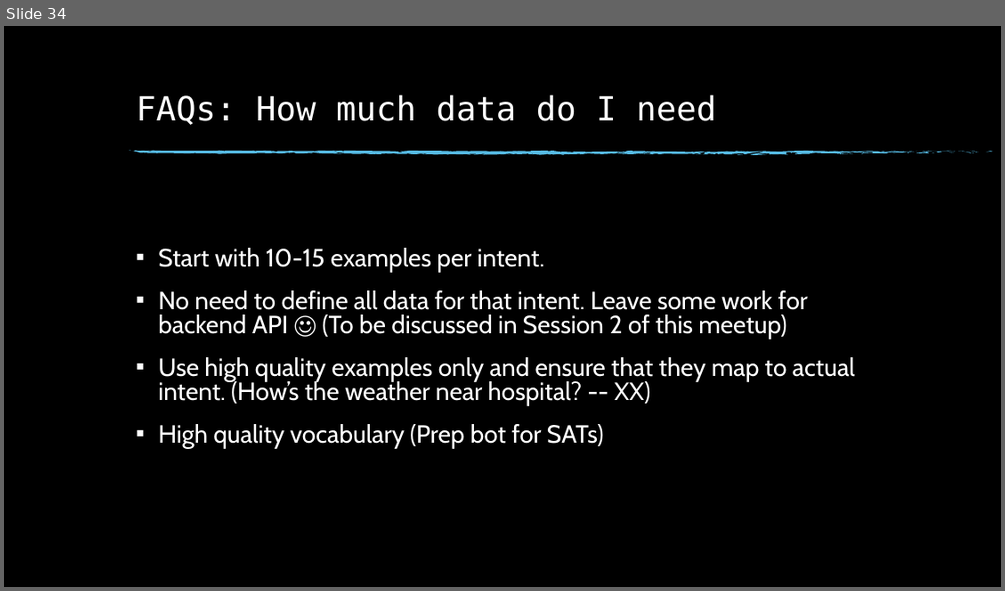
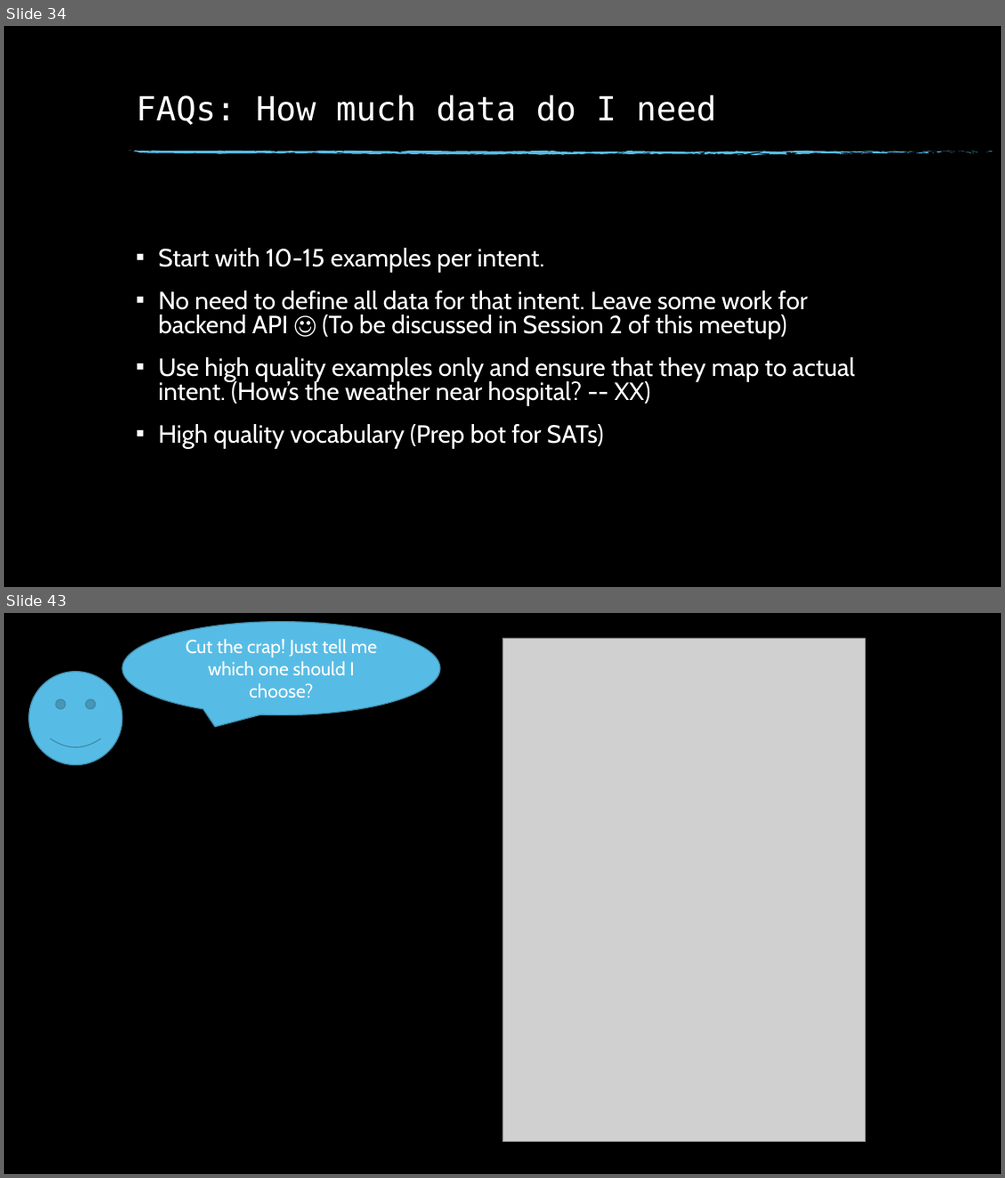
Before and after one commit to dinesh19aug/rasa-workshop, a slide deck: Natural Language Processing Workshop.pptx. Shown one above the other, each under a label of ours: slide 34 before the commit, slides 34 and 43 after it; the slides between them are not shown. The pictures are 1005x591 and 1005x1178 pixels, drawn with LibreOffice and Linux fonts; fonts in the diff are those of the drawing; grey boxes stand for pictures; background and template pictures are left out. Boxes give left, top, right and bottom in pixels: in the first picture for what was removed or moved away, otherwise in the second. Text is boxed around its words. In the diff, an @@ line names an element or a change of style, - is before the commit and + after.

```diff
--- a/Natural Language Processing Workshop.pptx
+++ b/Natural Language Processing Workshop.pptx
@@ slide 43 added at (4,613,1001,1174), background picture (left out) @@
@@ speech bubble added at (122,621,440,714), fill #57BCE5, outline #408BA9 1 pt, 18 pt, text #FFFFFF @@
+Cut the crap! Just tell me which one should I choose?
@@ picture added at (502,638,864,1141) @@
@@ smiley face added at (29,672,122,765), fill #57BCE5, outline #408BA9 1 pt @@
```
Also in this commit, not shown: 20 other slides added, 18 other files.
